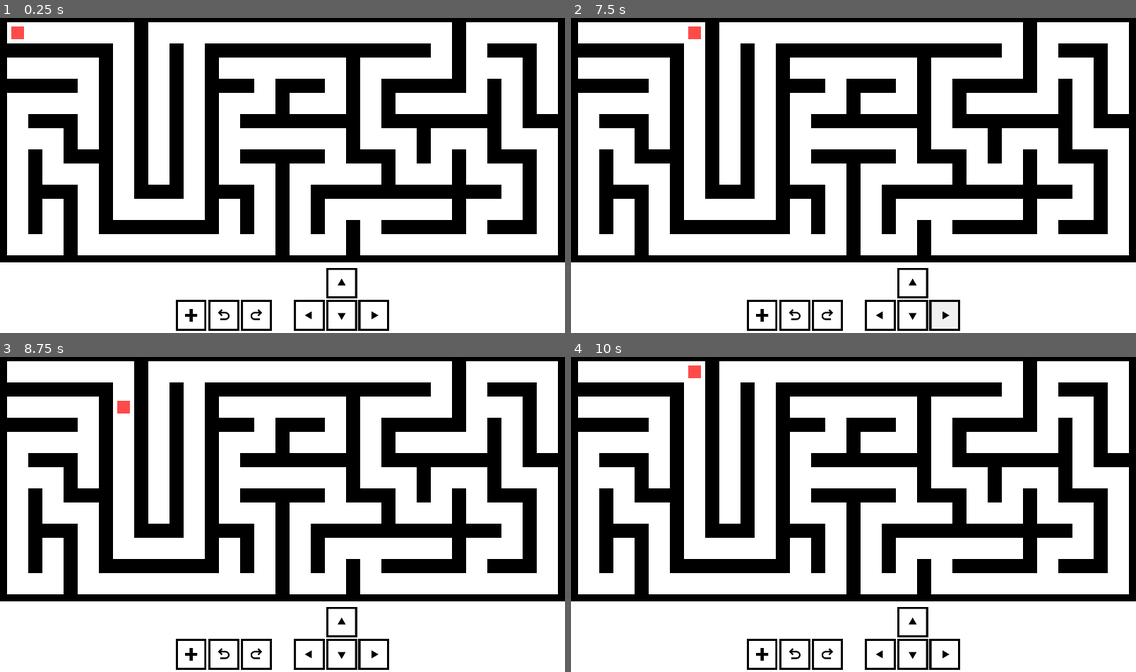
Above: before the commit, frames 1-4 (two rows, left to right).
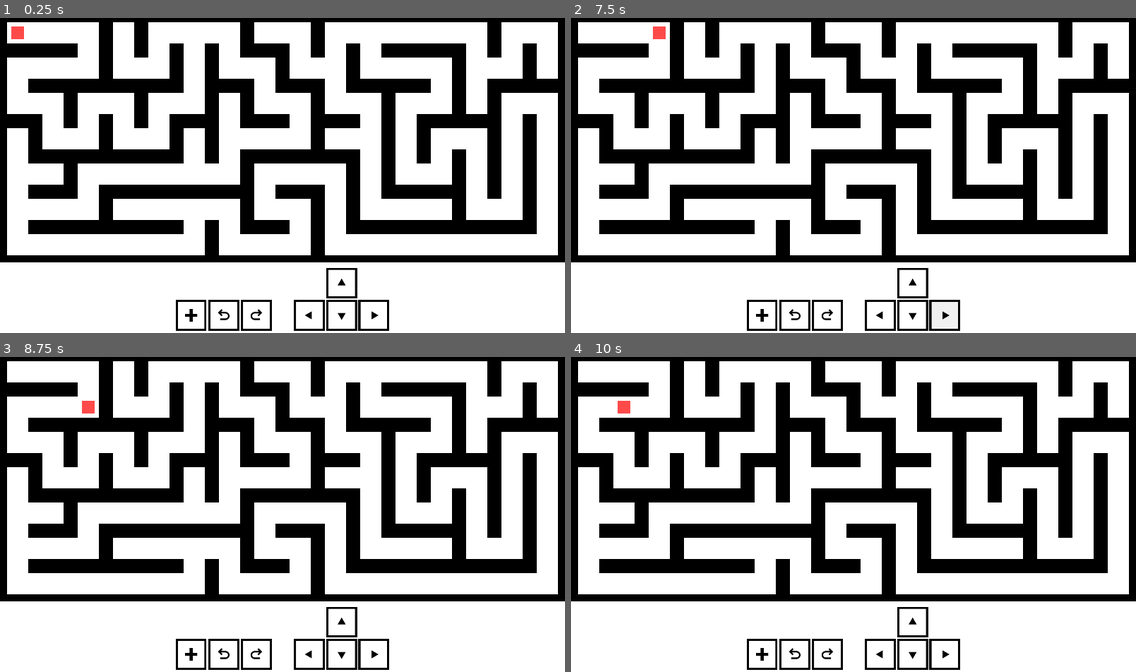
Above: after the commit, the same moments.

Repository: Skyvastern/command-pattern
Game: Godot game, scene res://Main/Main.tscn
Two runs of this game, one before a commit and one after it. Both use one fixed random seed, a clock stepped at 60 frames per second and the inputs below. Before the commit the project starts from res://Main/CommandPattern/CommandPattern.tscn.
Inputs (mouse positions are in pixels of both pictures, inside the frame that each line leads up to):
- Up to frame 1 (0.25 s): no input
- Up to frame 2 (7.5 s): tap Enter at 0.5, 2, 3.5 s; move the mouse to (977, 159) at 0.52 s; hold Right (ui_right) 0.53-1.28 s; click (977, 159) at 0.67 s; tap Space at 1.25, 2.75, 4.25 s; move the mouse to (740, 191) at 1.27 s; hold Down (ui_down) 1.28-2.03 s; move the mouse to (910, 103) at 2.02 s; hold Right (ui_right) 2.03-2.78 s; move the mouse to (825, 238) at 2.77 s; hold Up (ui_up) 2.78-3.53 s; click (825, 238) at 2.92 s; move the mouse to (1023, 222) at 3.52 s; hold Left (ui_left) 3.53-5.03 s; move the mouse to (684, 125) at 4.27 s; move the mouse to (881, 175) at 5.02 s; hold Down (ui_down) 5.03-5.78 s; click (881, 175) at 5.17 s; move the mouse to (768, 93) at 5.77 s; hold Right (ui_right) 5.78-6.53 s; move the mouse to (977, 159) at 6.52 s; hold Up (ui_up) 6.53-7.28 s; move the mouse to (740, 191) at 7.27 s; hold Right (ui_right) from 7.28 s (still down); click (740, 191) at 7.42 s
- Up to frame 3 (8.75 s): move the mouse to (339, 442) at 8.02 s; release Right (ui_right) at 8.03 s; hold Down (ui_down) from 8.03 s (still down)
- Up to frame 4 (10 s): move the mouse to (825, 577) at 8.77 s; release Down (ui_down) at 8.78 s; hold Left (ui_left) 8.78-9.53 s; move the mouse to (1023, 561) at 9.52 s; hold Up (ui_up) from 9.53 s (still down); click (1023, 561) at 9.67 s

The runs differ from the first frame. In frame 1, 14% of the frame differs, in the area x 1-99%, y 1-76%; in frame 2, 14%; in frame 3, 14%; in frame 4, 14%.

Commit message:
Rename CommandPattern scene and script to Main

Diff:
--- a/Main/CommandPattern/CommandPattern.tscn
+++ b/Main/Main.tscn
@@ -1,7 +1,7 @@
 [gd_scene load_steps=22 format=2]
 
 [ext_resource path="res://addons/maze-generator-plugin/MazeGenerator.tscn" type="PackedScene" id=1]
-[ext_resource path="res://Main/CommandPattern/CommandPattern.gd" type="Script" id=2]
+[ext_resource path="res://Main/Main.gd" type="Script" id=2]
 [ext_resource path="res://Main/UI/NavigationButton.tscn" type="PackedScene" id=3]
 [ext_resource path="res://Main/Player/Player.tscn" type="PackedScene" id=4]
 [ext_resource path="res://Main/UI/EditButton.tscn" type="PackedScene" id=5]
@@ -134,7 +134,7 @@
 "values": [ Color( 1, 1, 1, 1 ) ]
 }
 
-[node name="CommandPattern" type="Node"]
+[node name="Main" type="Node"]
 script = ExtResource( 2 )
 maze_gen_path = NodePath("MazeGenerator")
 player_path = NodePath("Main/Player")
--- a/project.godot
+++ b/project.godot
@@ -51,7 +51,7 @@
 [application]
 
 config/name="Command Pattern"
-run/main_scene="res://Main/CommandPattern/CommandPattern.tscn"
+run/main_scene="res://Main/Main.tscn"
 config/icon="res://icon.png"
 
 [autoload]
Renamed: Main/CommandPattern/CommandPattern.gd -> Main/Main.gd
